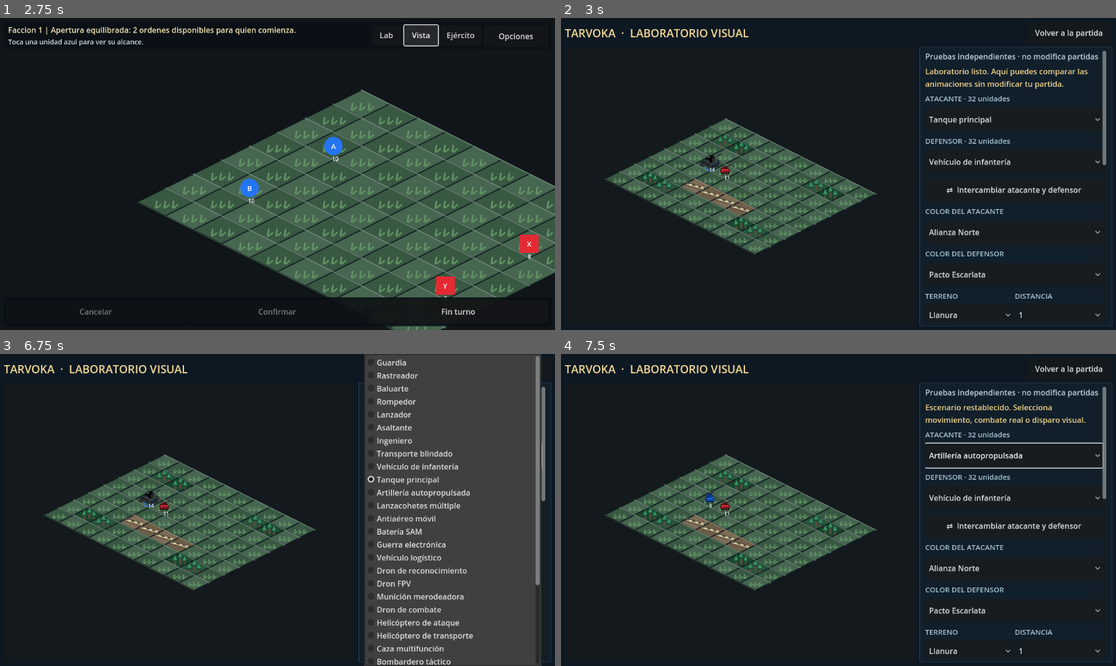
Above: before the commit, frames 1-4 (two rows, left to right).
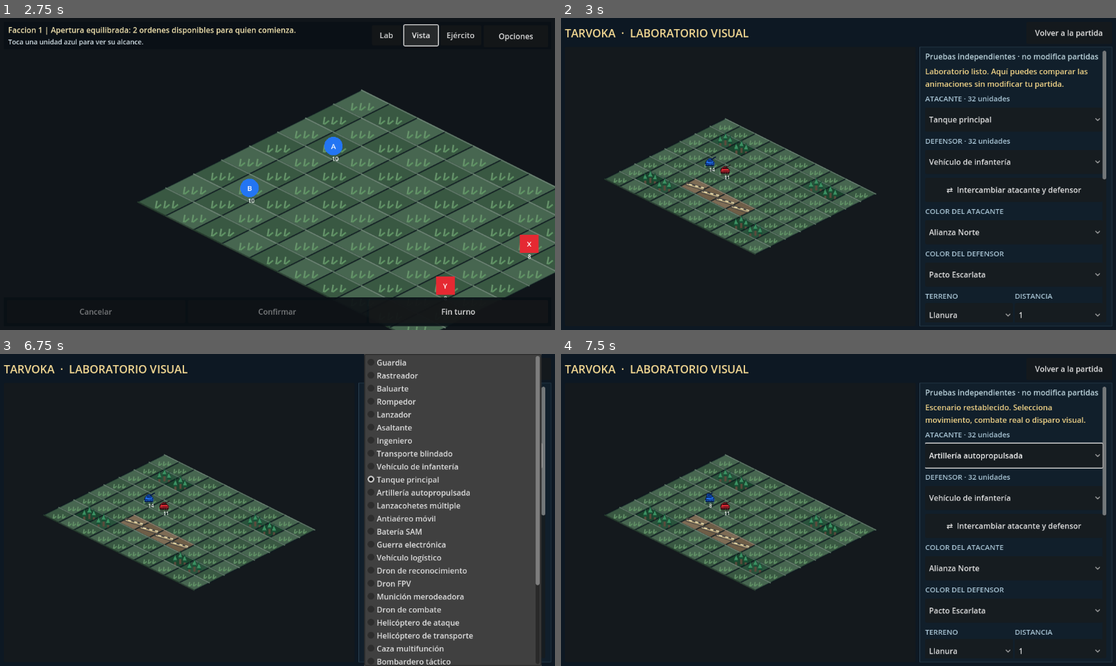
Above: after the commit, the same moments.

Repository: edwinrodri12/Tarvoka
Game: Godot game, scene res://scenes/Main.tscn
Same seed, same stepped clock (60 frames per second), same inputs: the game is played once before the commit and once after it.
Inputs:
- Up to frame 1 (2.75 s): click "Ampliar mapa" at 0.5 s; click "Ejército" at 1.25 s; click "Vista" at 2 s
- Up to frame 2 (3 s): click "Lab" at 2.75 s
- Up to frame 3 (6.75 s): click "Volver a la partida" at 3.5 s; click "Ejército" at 4.25 s; click "Vista" at 5 s; click "Lab" at 5.75 s; click "Tanque principal" at 6.5 s
- Up to frame 4 (7.5 s): click "Vehículo de infantería" at 7.25 s

Frame 1 is identical in both runs. In frame 2, 0.1% of the frame differs, in the area x 25-99%, y 43-52%; in frame 3, 0.1%; in frame 4, less than 0.1%.
Error after the commit: Parse Error: Static function "apply_final_materials()" not found in base "TarvokaTankHeroV7". (res://scripts/ui/UnitModels3D.gd:745)

Commit message:
feat(mbt): use G09 V7 hero mesh and authored armor textures in both game and browser studio

Diff:
--- a/scripts/ui/UnitModels3D.gd
+++ b/scripts/ui/UnitModels3D.gd
@@ -13,6 +13,7 @@
 const TankProduction = preload("res://scripts/ui/TankProduction3D.gd")
 const TankSilhouette = preload("res://scripts/ui/TankSilhouetteV5.gd")
 const TankArt = preload("res://scripts/ui/TankArtV6.gd")
+const TankHero = preload("res://scripts/ui/TankHeroV7.gd")
 const TANK_PAINT_META := "tarvoka_paint_zone"
 const TANK_TURRET := "TorretaGiratoria"
 const TANK_BARREL_PIVOT := "ElevacionCanon"
@@ -735,8 +736,13 @@
             # angles, not accessory detail layered over the first blockout.
             TankSilhouette.apply(model)
             TankArt.apply(model)
+            TankHero.apply(model)
         apply_faction_palette(model,faction)
         TankSurface.apply_finish(model)
+        if finish_enabled:
+            # Reapply the authored high-resolution military UV armor coat after
+            # the generic five-family PBR pass; battle/Android/Web share it.
+            TankHero.apply_final_materials(model)
         TankDamage.prepare(model)
     return model
 
